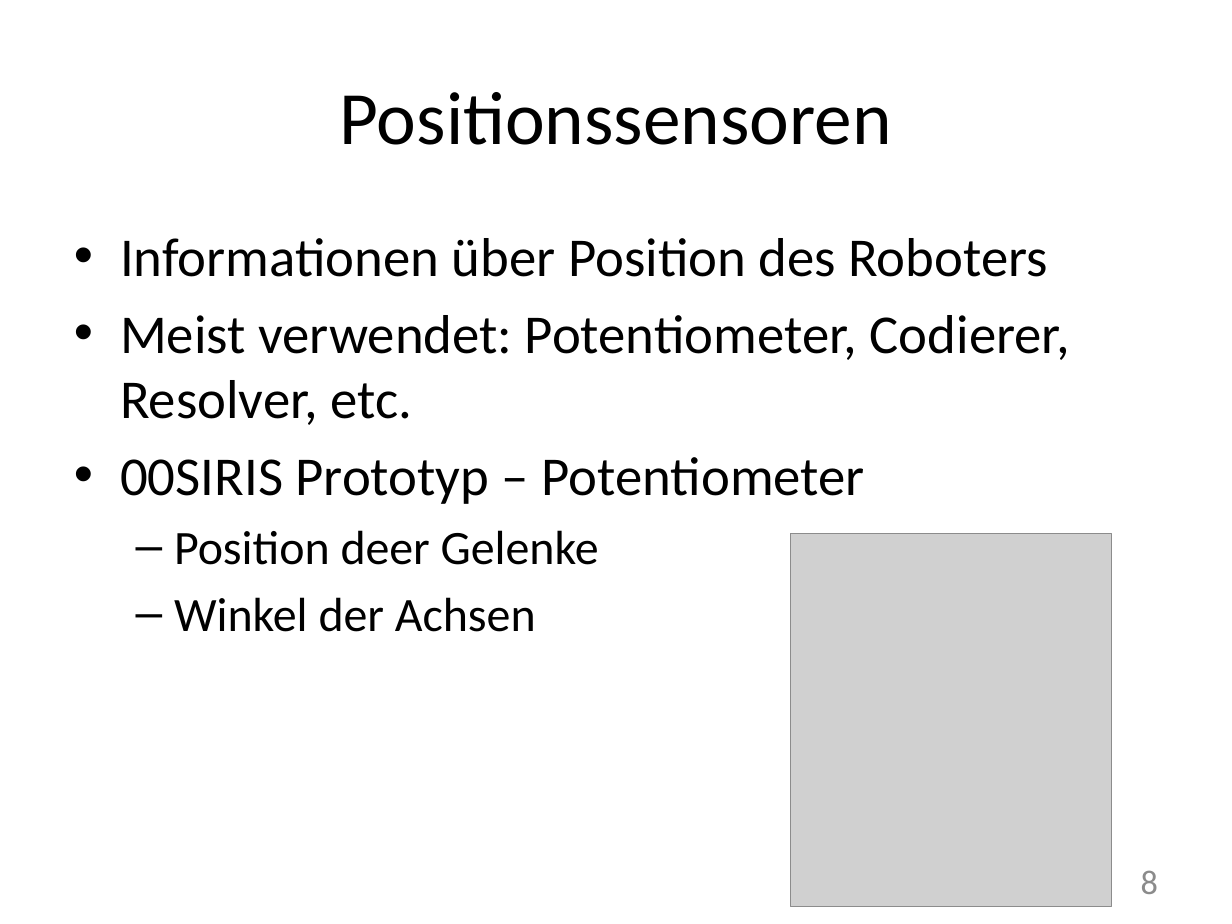
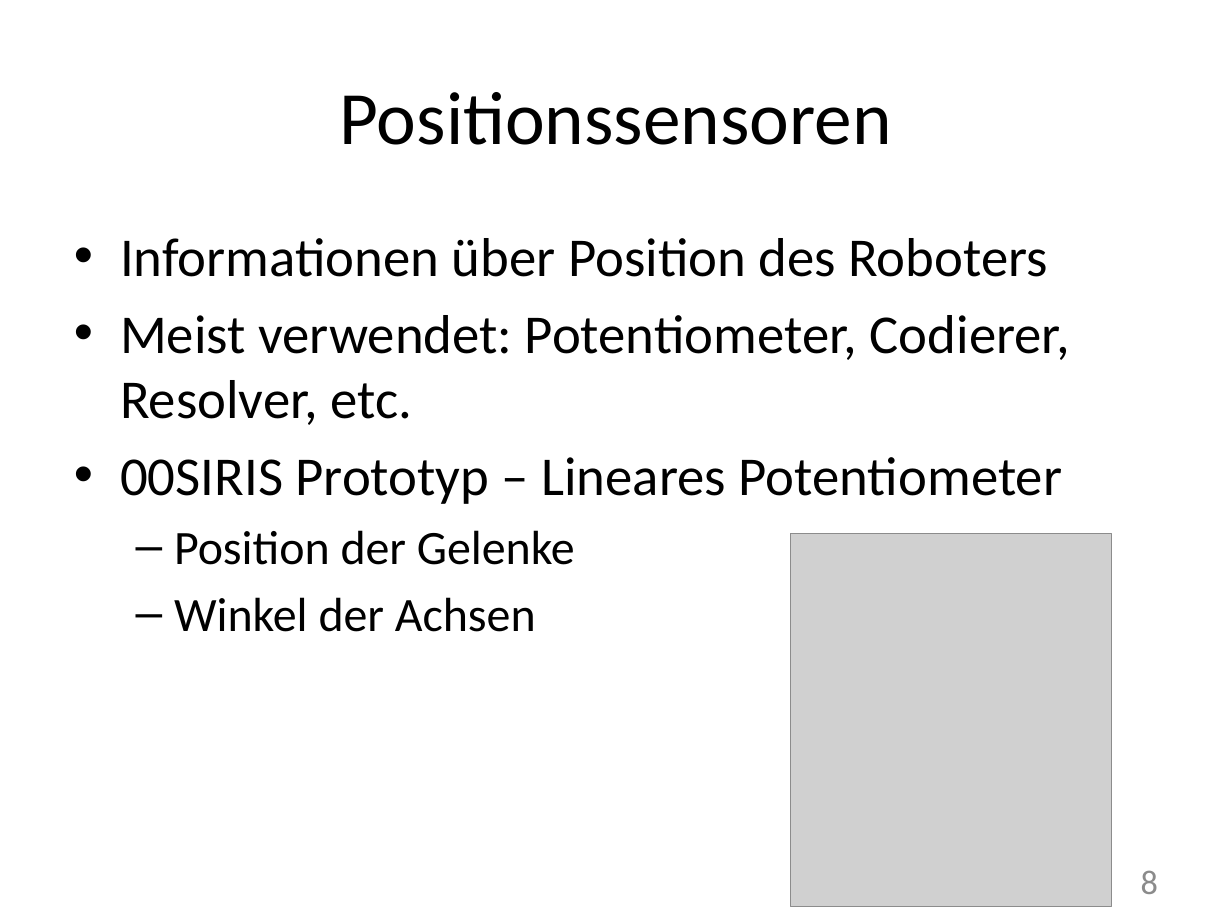
Before and after one commit to cjaneczek-tgm/mat-kopg, a slide deck: slide 9 of PROJEKTUMFELD.pptx (slide 8 before the commit). Drawn at 1232x924 pixels with LibreOffice and Linux fonts; fonts in the diff are those of the drawing; grey boxes stand for pictures. Boxes give left, top, right and bottom in pixels: in the first picture for what was removed or moved away, otherwise in the second. Text is boxed around its words. In the diff, an @@ line names an element or a change of style, - is before the commit and + after.

Commit message:
Presentation modified, preparation-kopg.txt added

```diff
--- a/PROJEKTUMFELD.pptx
+++ b/PROJEKTUMFELD.pptx
@@ text at [120, 457, 1063, 565]: text changed @@
-• 00SIRIS Prototyp – Potentiometer
-  – Position deer Gelenke
+• 00SIRIS Prototyp – Lineares Potentiometer
+  – Position der Gelenke
```
Also in this commit, not shown: 9 other slides changed, 5 slides added, 1 slide removed, 2 other files.
